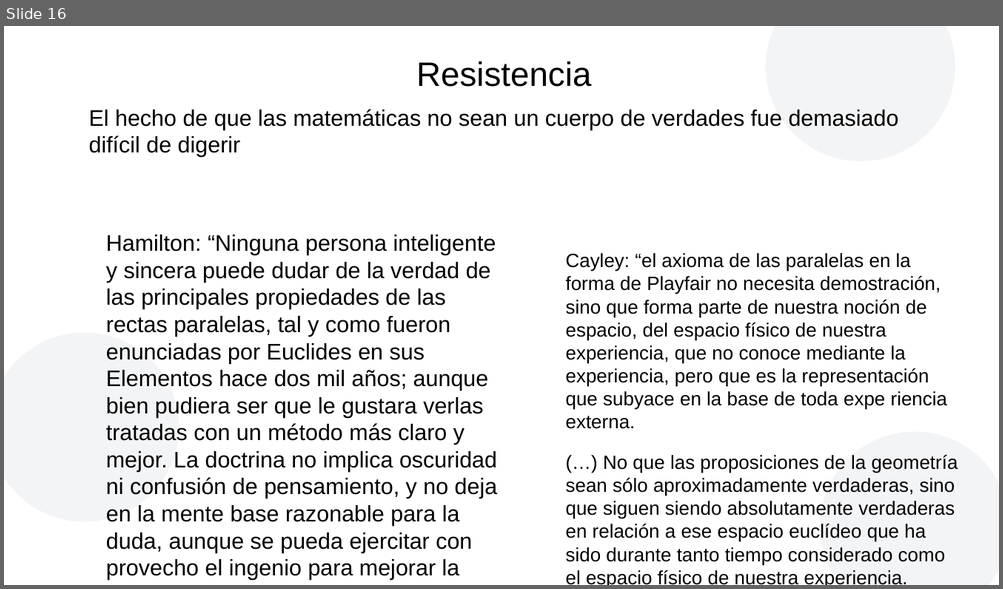
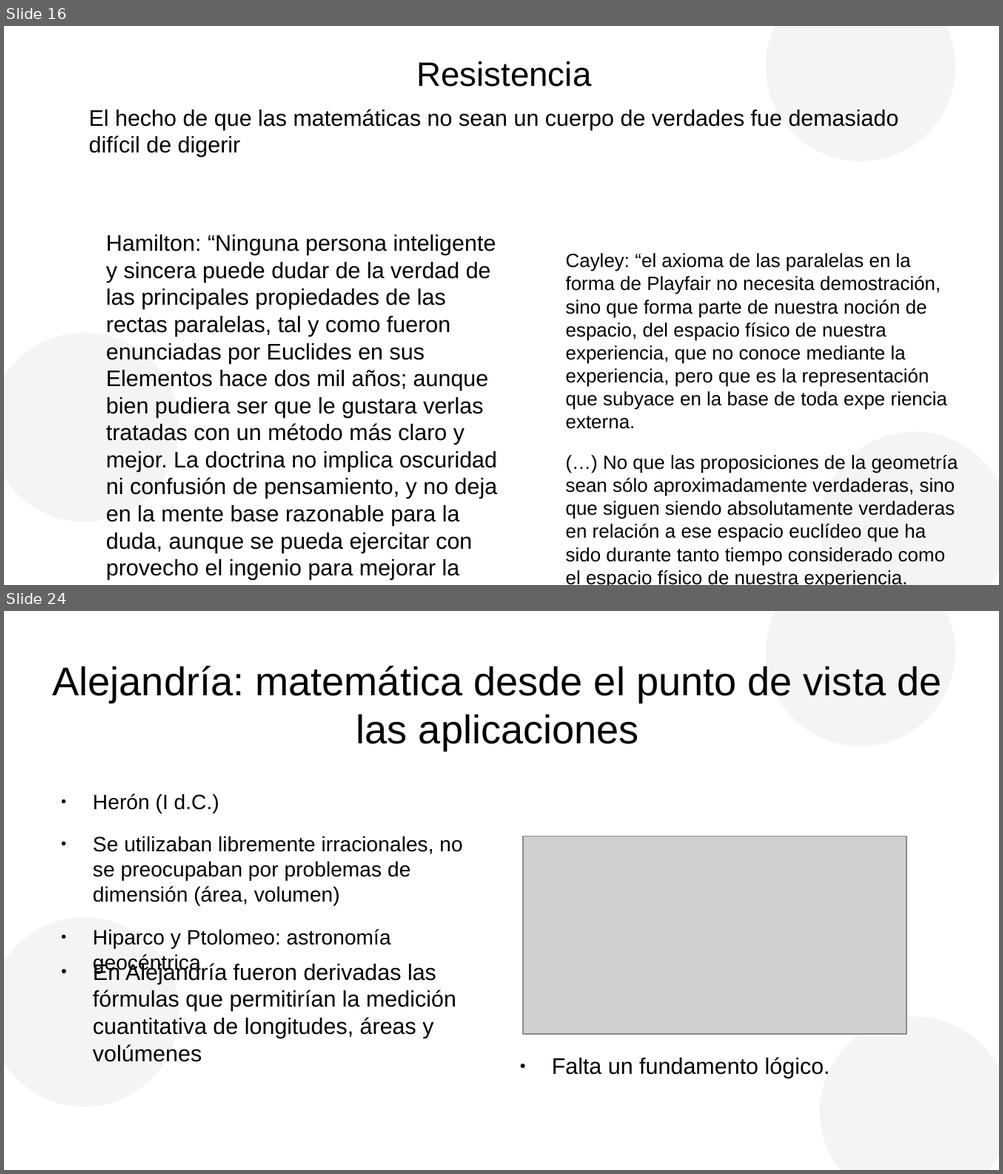
Before and after one commit to AmelieBernes/MonteCarlo_Casella, a slide deck: presentacionKlein.odp. Shown one above the other, each under a label of ours: slide 16 before the commit, slides 16 and 24 after it; the slides between them are not shown. The pictures are 1003x589 and 1003x1174 pixels, drawn with LibreOffice and Linux fonts; fonts in the diff are those of the drawing; grey boxes stand for pictures; background and template pictures are left out. Boxes give left, top, right and bottom in pixels: in the first picture for what was removed or moved away, otherwise in the second. Text is boxed around its words. In the diff, an @@ line names an element or a change of style, - is before the commit and + after.

```diff
--- a/presentacionKlein.odp
+++ b/presentacionKlein.odp
@@ slide 24 added at (x1=4, y1=611, x2=999, y2=1170), background #FFFFFF; not listed: 3 template elements that a slide beside it also shows @@
@@ title added at (x1=52, y1=666, x2=941, y2=751), 32 pt, text #000000 @@
+Alejandría: matemática desde el punto de vista de las aplicaciones
@@ text added at (x1=93, y1=794, x2=462, y2=948), 16.6 pt, text #000000 @@
+● Herón (I d.C.)
+● Se utilizaban libremente irracionales, no se preocupaban por problemas de dimensión (área, volumen)
+● Hiparco y Ptolomeo: astronomía geocéntrica
@@ picture added at (x1=523, y1=837, x2=907, y2=1034) @@
@@ text added at (x1=93, y1=963, x2=456, y2=1062), 18 pt, text #000000 @@
+● En Alejandría fueron derivadas las fórmulas que permitirían la medición cuantitativa de longitudes, áreas y volúmenes
@@ text added at (x1=552, y1=1057, x2=830, y2=1079), 18 pt, text #000000 @@
+● Falta un fundamento lógico.
```
Also in this commit, not shown: 25 other slides added, 2 other files.
